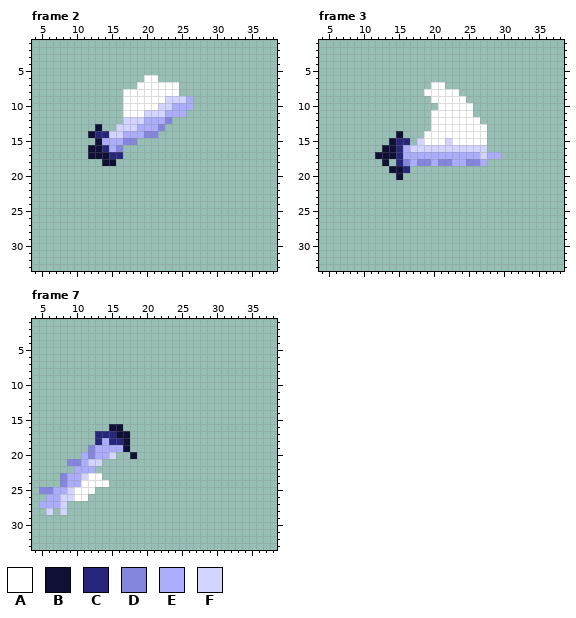
Pixel-art file, stored at assets/sword.ase. The picture above is the old version.
45x36 pixels, 9 frames. Shown: frame 2: x 4..38, y 1..33; frame 3: x 4..38, y 1..33; frame 7: x 4..38, y 1..33. The commit also changed other frames, which this record leaves out.
Visible layers, top first: "Layer 1", "Layer 2".
Palette (. is transparent): A #ffffff  B #101037  C #26277b  D #8485dd  E #abadfb  F #d3d4ff
Pixels before, frame 2, first column x 12:
 6 ........AA.....
 7 .......AAAAAA..
 8 .....AAAAAAAA..
 9 .....AAAAAAFFFE
10 .....AAAAAFFEEE
11 .....AAAFFFEEE.
12 .....FFFEEED...
13 .B..FFFEEED....
14 BCCFFEEEDD.....
15 .BEEEDD........
16 BBCED..........
17 BBBCC..........
18 ..BB...........
Pixels before, frame 3, first column x 12:
 7 ........AA........
 8 .......AAAAA......
 9 ........AAAAA.....
10 .........AAAAA....
11 ........AAAAAA....
12 ........AAAAAAA...
13 ........AAAAAAAA..
14 ...B...AAAAAAAAA..
15 ..BCC.FAAAFAAAAA..
16 .BBCEFFFFFFFFFFF..
17 BBBCEEEEEEEEEEEFEE
18 .B.CDEDDEDDEEDDE..
19 ..BBC.............
20 ...B..............
Pixels before, frame 7, first column x 5:
16 ..........BB..
17 ........CCCBB.
18 ........CECCB.
19 .......DEEEEB.
20 ......EDEEF..B
21 ....DDEFF.....
22 .....EEE......
23 ...DEEFAA.....
24 ...DEEAAAA....
25 DDEEFAAA......
26 .EEFFAA.......
27 EEEF..........
28 .F.F..........
New version:
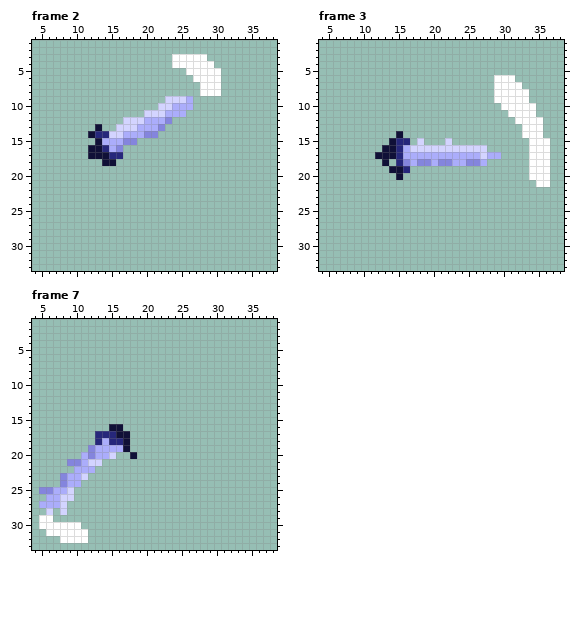
From old to new:
layer "Layer 2" now hidden
layer "Layer 3" added
Changed rows in their new state; - is an unchanged pixel.
Frame 2:
first column x 17:
 3 -------AAAAA--
 4 -------AAAAAA-
 5 ---------AAAAA
 6 ---..-----AAAA
 7 --......---AAA
 8 ........---AAA
 9 ......--------
10 .....---------
11 ...-----------
Frame 3:
first column x 19:
 6 ----------AAA-----
 7 -..-------AAAA----
 8 .....-----AAAAA---
 9 -.....----AAAAA---
10 --.....----AAAAA--
11 -......-----AAAA--
12 -.......-----AAAA-
13 -........-----AAA-
14 .........-----AAA-
15 ...-.....------AAA
16 ---------------AAA
17 ---------------AAA
18 ---------------AAA
19 ---------------AAA
20 ---------------AAA
21 ----------------AA
Frame 7:
first column x 5:
23 -------..-
24 ------....
25 -----...--
26 -----..---
29 AA--------
30 AAAAAA----
31 -AAAAAA---
32 ---AAAA---
Pixel boxes of the changes (left, top, right, bottom) in both pictures:
changed: (123, 54, 221, 117)
changed: (424, 75, 550, 187)
changed: (39, 473, 109, 543)
